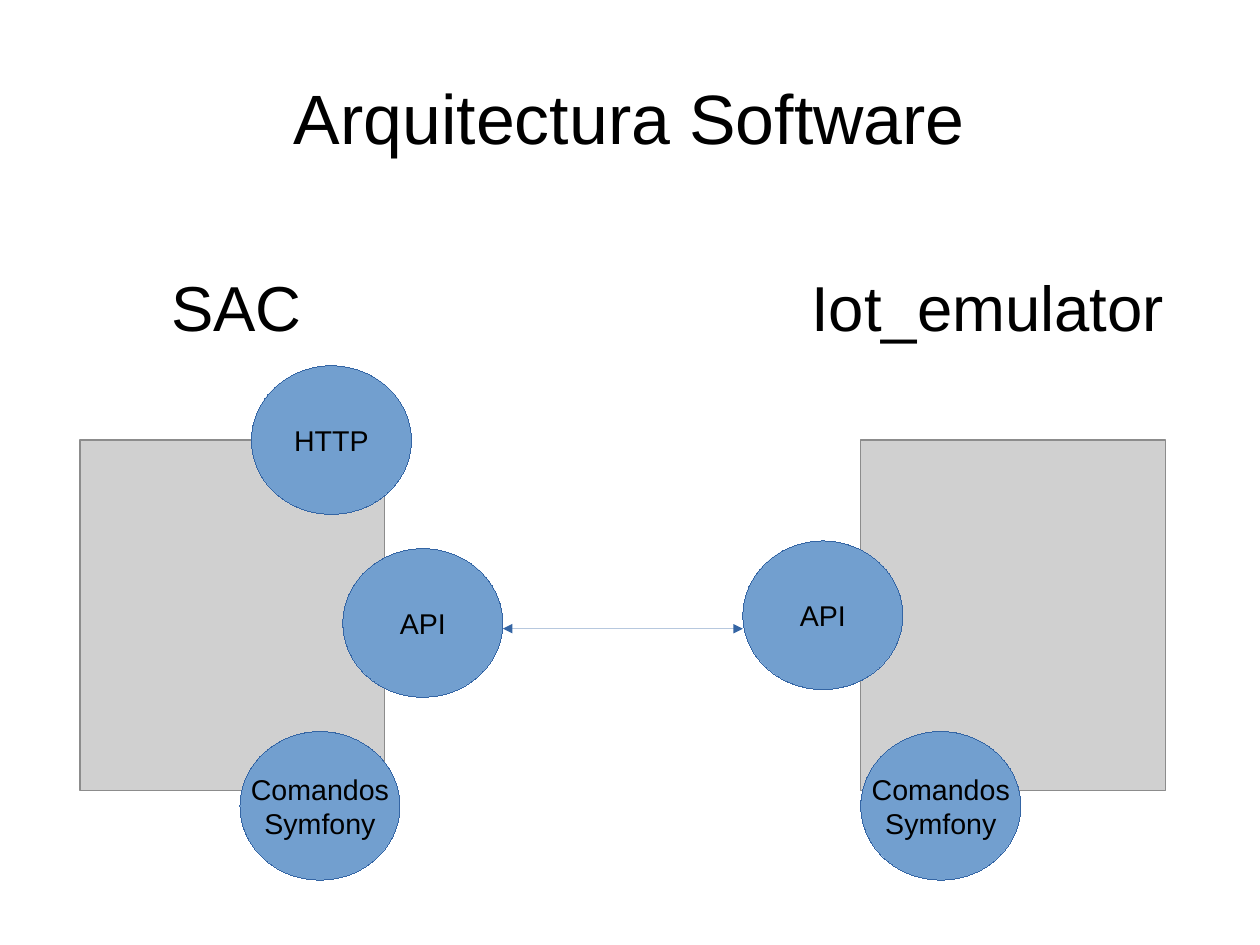
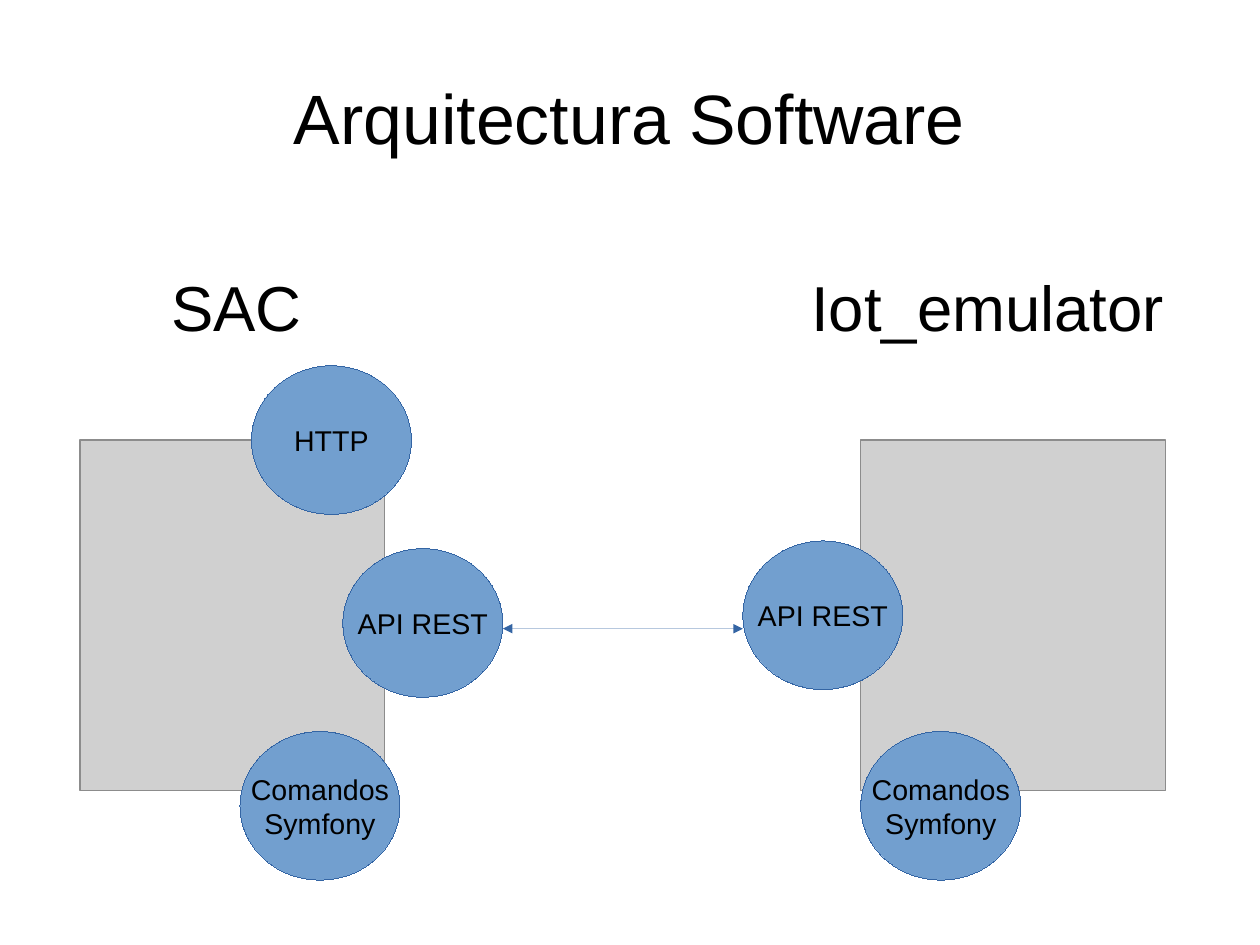
Before and after one commit to danielsalgadop/sac, a slide deck: slide 16 of docs/presentation/social_access_controller.odp (slide 14 before the commit). Drawn at 1260x945 pixels with LibreOffice and Linux fonts; fonts in the diff are those of the drawing; grey boxes stand for pictures. Boxes give left, top, right and bottom in pixels: in the first picture for what was removed or moved away, otherwise in the second. Text is boxed around its words. In the diff, an @@ line names an element or a change of style, - is before the commit and + after.

```diff
--- a/docs/presentation/social_access_controller.odp
+++ b/docs/presentation/social_access_controller.odp
@@ text in ellipse at <box>358,614,488,635</box>: text changed @@
-API
+API REST
@@ text in ellipse at <box>758,606,888,627</box>: text changed @@
-API
+API REST
```
Also in this commit, not shown: 2 other slides changed, 6 slides added, 1 slide removed, 2 other files.
